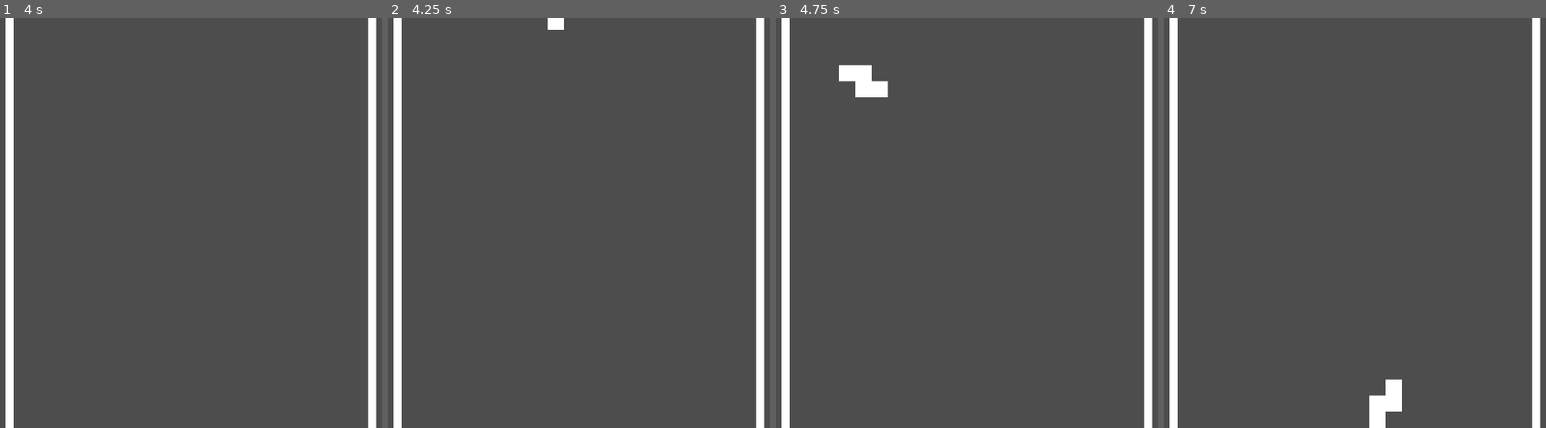
Above: before the commit, frames 1-4 (left to right).
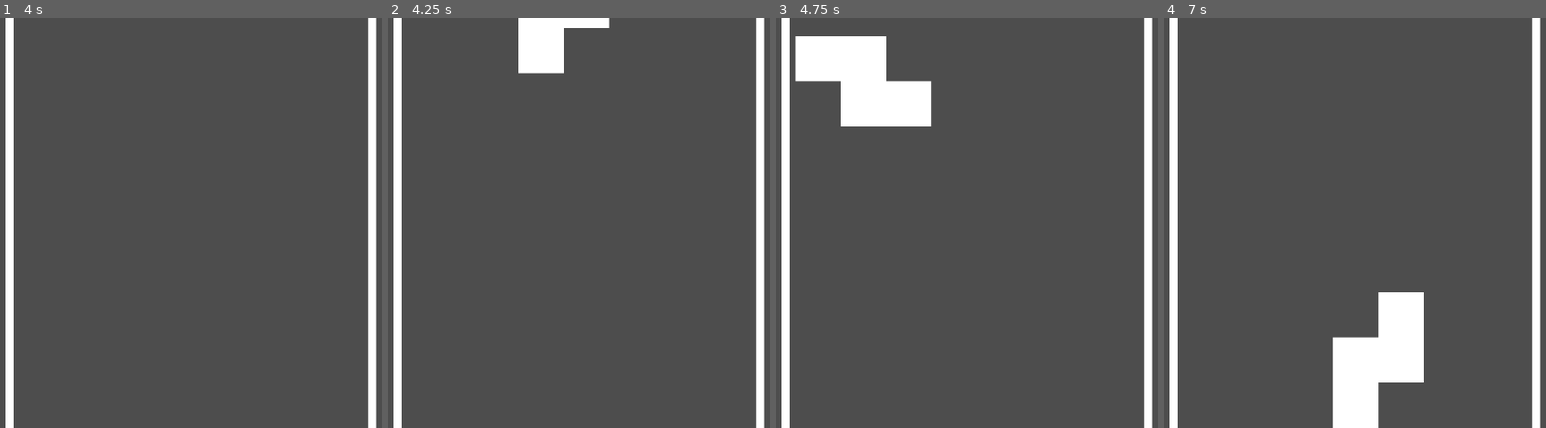
Above: after the commit, the same moments.

Repository: kksgandhi/other-peoples-money
Game: Godot game, scene res://scenes/game.tscn
The game is run twice, just before and just after one commit, with the same random seed, the same clock (stepped at 60 frames per second) and the same inputs.
Inputs:
- Up to frame 1 (4 s): tap Enter at 0.5, 2, 3.5 s; hold Right (right) 0.53-1.28 s; tap S (rotate) every 0.75 s from 0.6 to 3.6 s; tap Space at 1.25, 2.75 s; hold Left (left) 1.28-2.03 s; hold Right (right) 2.03-3.53 s; hold Left (left) from 3.53 s (still down)
- Up to frame 2 (4.25 s): keep holding Left (left); tap Escape (debug) at 4.15 s
- Up to frame 3 (4.75 s): keep holding Left (left); tap S (rotate) at 4.35 s
- Up to frame 4 (7 s): tap S (rotate) at 5.1, 5.85, 6.6 s; release Left (left) at 5.78 s; hold Right (right) from 5.78 s (still down)

Frame 1 is identical in both runs. In frame 2, 1.8% of the frame differs, in the area x 34-58%, y 0-14%; in frame 3, 4.6%; in frame 4, 5.5%, in the area x 44-69%, y 66-100%.

Commit message:
get random sized tetrominos from file

Diff:
--- /dev/null
+++ b/assets/data/cost_information.json
@@ -0,0 +1,92 @@
+[
+  {
+    "cost": 330,
+    "title": "Yes No, Maybe so",
+    "more_information": "aaa"
+  },
+  {
+    "cost": 12000,
+    "title": "Yes No, Maybe so",
+    "more_information": "aaa"
+  },
+  {
+    "cost": 1900,
+    "title": "Yes No, Maybe so",
+    "more_information": "aaa"
+  },
+  {
+    "cost": 12000,
+    "title": "Yes No, Maybe so",
+    "more_information": "aaa"
+  },
+  {
+    "cost": 8700,
+    "title": "Yes No, Maybe so",
+    "more_information": "aaa"
+  },
+  {
+    "cost": 110,
+    "title": "Yes No, Maybe so",
+    "more_information": "aaa"
+  },
+  {
+    "cost": 1000,
+    "title": "Yes No, Maybe so",
+    "more_information": "aaa"
+  },
+  {
+    "cost": 909,
+    "title": "Yes No, Maybe so",
+    "more_information": "aaa"
+  },
+  {
+    "cost": 10001,
+    "title": "Yes No, Maybe so",
+    "more_information": "aaa"
+  },
+  {
+    "cost": 1002,
+    "title": "Yes No, Maybe so",
+    "more_information": "aaa"
+  },
+  {
+    "cost": 4100,
+    "title": "Yes No, Maybe so",
+    "more_information": "aaa"
+  },
+  {
+    "cost": 860,
+    "title": "Yes No, Maybe so",
+    "more_information": "aaa"
+  },
+  {
+    "cost": 1300,
+    "title": "Yes No, Maybe so",
+    "more_information": "aaa"
+  },
+  {
+    "cost": 105,
+    "title": "Yes No, Maybe so",
+    "more_information": "aaa"
+  },
+  {
+    "cost": 404,
+    "title": "Yes No, Maybe so",
+    "more_information": "aaa"
+  },
+  {
+    "cost": 10000,
+    "title": "Yes No, Maybe so",
+    "more_information": "aaa"
+  },
+  {
+    "cost": 8001,
+    "title": "Yes No, Maybe so",
+    "more_information": "aaa"
+  },
+  {
+    "cost": 1012,
+    "title": "Yes No, Maybe so",
+    "more_information": "aaa"
+  }
+]
--- a/scenes/game.gd
+++ b/scenes/game.gd
@@ -1,16 +1,28 @@
 extends Node2D
 
 const tetromino_scene = preload("res://scenes/tetrominos/tetromino_s.tscn")
+
+var cost_information
+
+var rng = RandomNumberGenerator.new()
+
+func _ready():
+  var file = FileAccess.open("res://assets/data/cost_information.json", FileAccess.READ)
+  var text = file.get_as_text()
+  cost_information = JSON.parse_string(text)
+  file.close()
 
 func _input(event):
   handle_spawn_tetromino(event)
 
 func handle_spawn_tetromino(event):
-  if event.is_action_pressed("debug"):
+  if event.is_action_pressed("debug") and cost_information.size() > 0:
+    var tetromino_cost = float(cost_information.pop_at(rng.randi_range(0, cost_information.size() - 1)).cost)
     var spawned_tetromino = tetromino_scene.instantiate()
     %tetrominos.add_child(spawned_tetromino)
     spawned_tetromino.position = %SpawnLocation.position
-    spawned_tetromino.scale = Vector2(32, 32)
+    spawned_tetromino.scale = Vector2(sqrt(tetromino_cost), sqrt(tetromino_cost))
+    print(tetromino_cost)
 
 func _process(_delta):
   move_upwards_as_tetrominos_fall()
